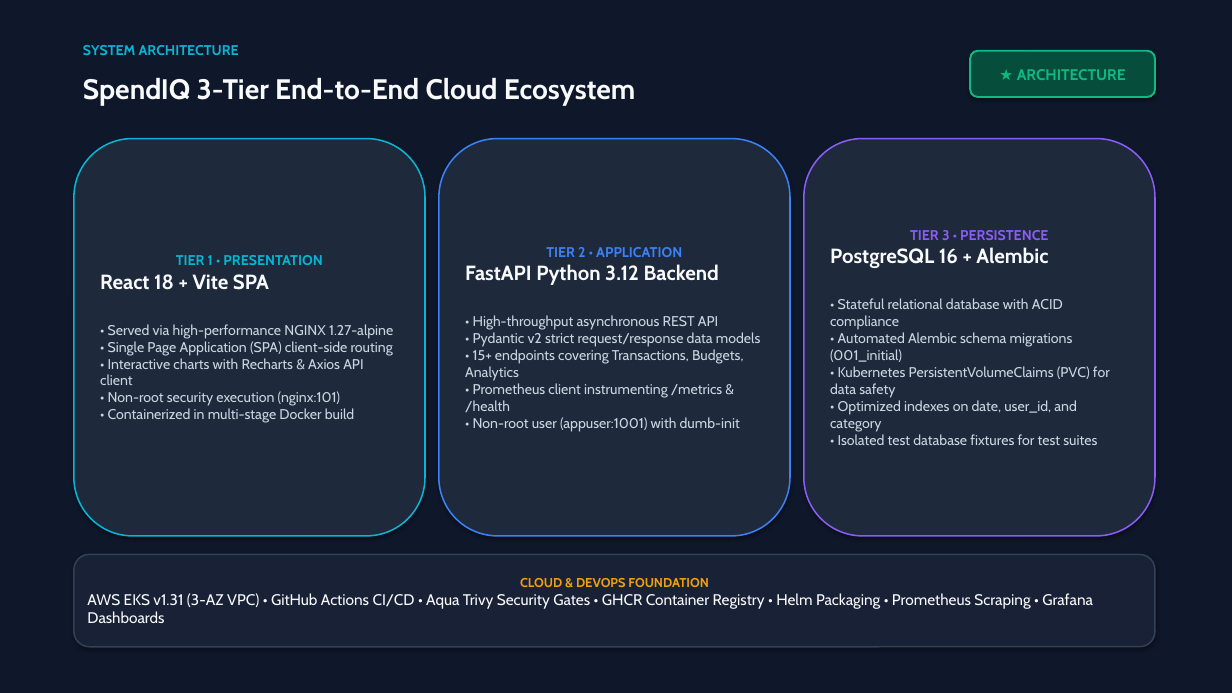
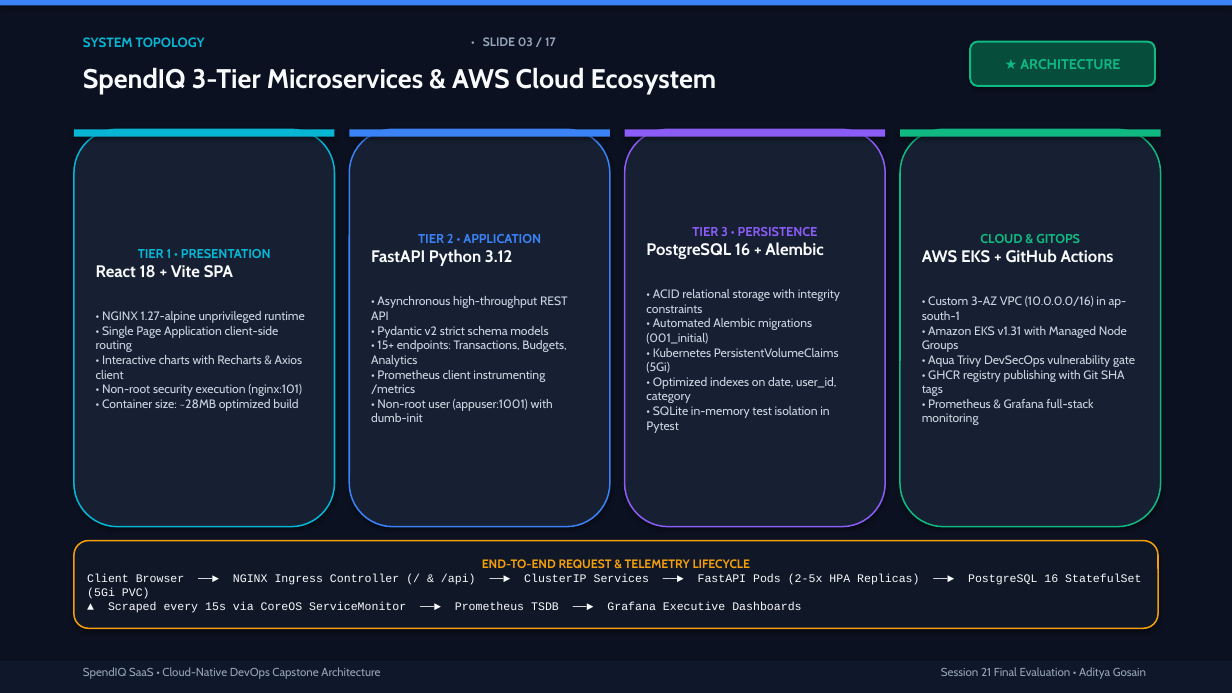
Before and after one commit to Posiedon207/SpendIQ, a slide deck: slide 3 of demo/SpendIQ_Capstone_Presentation.pptx (slide 2 before the commit). Drawn at 1232x693 pixels with LibreOffice and Linux fonts; fonts in the diff are those of the drawing. Boxes give left, top, right and bottom in pixels: in the first picture for what was removed or moved away, otherwise in the second. Text is boxed around its words. In the diff, an @@ line names an element or a change of style, - is before the commit and + after.

Commit message:
feat(presentation): upgrade to 17-slide master capstone deck and add SRE troubleshooting runbooks

```diff
--- a/demo/SpendIQ_Capstone_Presentation.pptx
+++ b/demo/SpendIQ_Capstone_Presentation.pptx
@@ rectangle at (0, 0, 1232, 693): fill #0F172A to #0B1120 @@
@@ rectangle added at (0, 0, 1232, 6), fill #3B82F6 @@
@@ text at (83, 37, 205, 47): text changed; size 11 to 10.5 pt @@
-SYSTEM ARCHITECTURE
+SYSTEM TOPOLOGY
@@ text added at (483, 37, 556, 46), 9.5 pt, text #94A3B8, bold @@
+• SLIDE 03 / 17
@@ rounded rectangle "★ ARCHITECTURE": place and size @@
-rounded rectangle "★ ARCHITECTURE" at (970, 51, 1155, 97)
+rounded rectangle "★ ARCHITECTURE" at (970, 42, 1155, 86)
@@ rounded rectangle "★ ARCHITECTURE" at (970, 42, 1155, 86): size 12 to 11 pt @@
@@ text at (83, 67, 717, 95): text changed; size 22 to 21 pt @@
-SpendIQ 3-Tier End-to-End Cloud Ecosystem
+SpendIQ 3-Tier Microservices & AWS Cloud Ecosystem
@@ rounded rectangle "TIER 1 • PRESENTATION": place and size @@
-rounded rectangle "TIER 1 • PRESENTATION" at (74, 139, 425, 536)
+rounded rectangle "TIER 1 • PRESENTATION" at (74, 129, 335, 527)
@@ rectangle added at (74, 129, 335, 137), fill #06B6D4 @@
@@ rounded rectangle "TIER 2 • APPLICATION": place and size @@
-rounded rectangle "TIER 2 • APPLICATION" at (439, 139, 790, 536)
+rounded rectangle "TIER 2 • APPLICATION" at (349, 129, 610, 527)
@@ rectangle added at (349, 129, 610, 137), fill #3B82F6 @@
@@ fill #1E293B to #162032 in 3 elements at (74, 129, 335, 527), (349, 129, 610, 527), (625, 129, 885, 527) @@
@@ rounded rectangle "TIER 3 • PERSISTENCE": place and size @@
-rounded rectangle "TIER 3 • PERSISTENCE" at (804, 139, 1155, 536)
+rounded rectangle "TIER 3 • PERSISTENCE" at (625, 129, 885, 527)
@@ rectangle added at (625, 129, 885, 137), fill #8B5CF6 @@
@@ rounded rectangle added at (900, 129, 1161, 527), fill #162032, outline #10B981 1.2 pt, 9.5 pt, text #CBD5E1 @@
+CLOUD & GITOPS
+AWS EKS + GitHub Actions
+• Custom 3-AZ VPC (10.0.0.0/16) in ap-south-1
+• Amazon EKS v1.31 with Managed Node Groups
+• Aqua Trivy DevSecOps vulnerability gate
+• GHCR registry publishing with Git SHA tags
+• Prometheus & Grafana full-stack monitoring
@@ rectangle added at (900, 129, 1161, 137), fill #10B981 @@
@@ text in rounded rectangle at (371, 234, 553, 422): size 11 to 10 pt in "TIER 2 • APPLICATION"; size 11 to 9.5 pt in "• Non-root user (appuser:1001) with dumb-init" @@
@@ text in rounded rectangle at (646, 227, 824, 259): size 11 to 10 pt in "TIER 3 • PERSISTENCE"; size 16 to 13 pt in "PostgreSQL 16 + Alembic" @@
@@ text in rounded rectangle at (96, 249, 302, 396): size 11 to 10 pt in "TIER 1 • PRESENTATION"; size 16 to 13 pt in "React 18 + Vite SPA"; size 11 to 9.5 pt in "• Non-root security execution (nginx:101)" @@
@@ text in rounded rectangle at (371, 249, 568, 394): text changed; size 11 to 9.5 pt @@
-FastAPI Python 3.12 Backend
-• High-throughput asynchronous REST API
-• Pydantic v2 strict request/response data models
-• 15+ endpoints covering Transactions, Budgets, Analytics
-• Prometheus client instrumenting /metrics & /health
+FastAPI Python 3.12
+• Asynchronous high-throughput REST API
+• Pydantic v2 strict schema models
+• 15+ endpoints: Transactions, Budgets, Analytics
+• Prometheus client instrumenting /metrics
@@ text in rounded rectangle at (646, 289, 840, 433): text changed; size 11 to 9.5 pt @@
-• Stateful relational database with ACID compliance
-• Automated Alembic schema migrations (001_initial)
-• Kubernetes PersistentVolumeClaims (PVC) for data safety
-• Optimized indexes on date, user_id, and category
-• Isolated test database fixtures for test suites
+• ACID relational storage with integrity constraints
+• Automated Alembic migrations (001_initial)
+• Kubernetes PersistentVolumeClaims (5Gi)
+• Optimized indexes on date, user_id, category
+• SQLite in-memory test isolation in Pytest
@@ text in rounded rectangle at (96, 311, 305, 379): text changed; size 11 to 9.5 pt @@
-• Served via high-performance NGINX 1.27-alpine
-• Single Page Application (SPA) client-side routing
-• Interactive charts with Recharts & Axios API client
+• NGINX 1.27-alpine unprivileged runtime
+• Single Page Application client-side routing
+• Interactive charts with Recharts & Axios client
@@ text in rounded rectangle at (102, 399, 298, 411): text changed; size 11 to 9.5 pt @@
-• Containerized in multi-stage Docker build
+• Container size: ~28MB optimized build
@@ rounded rectangle removed at (74, 555, 1155, 647) @@
-CLOUD & DEVOPS FOUNDATION
-AWS EKS v1.31 (3-AZ VPC) • GitHub Actions CI/CD • Aqua Trivy Security Gates • GHCR Container Registry • Helm Packaging • Prometheus Scraping • Grafana Dashboards
@@ rounded rectangle added at (74, 541, 1158, 628), fill #101827, outline #F59E0B 1.2 pt, 9 pt, text #F8FAFC @@
+END-TO-END REQUEST & TELEMETRY LIFECYCLE
+Client Browser ──► NGINX Ingress Controller (/ & /api) ──► ClusterIP Services ──► FastAPI Pods (2-5x HPA Replicas) ──► PostgreSQL 16 StatefulSet (5Gi PVC)
+▲ Scraped every 15s via CoreOS ServiceMonitor ──► Prometheus TSDB ──► Grafana Executive Dashboards
@@ rectangle added at (0, 661, 1232, 693), fill #0F172A @@
@@ text added at (83, 667, 380, 679), 9 pt, text #94A3B8 @@
+SpendIQ SaaS • Cloud-Native DevOps Capstone Architecture
@@ text added at (941, 667, 1146, 679), 9 pt, text #94A3B8 @@
+Session 21 Final Evaluation • Aditya Gosain
```
Also in this commit, not shown: 10 other slides changed, 6 slides added, 3 slides removed, 4 other files.
